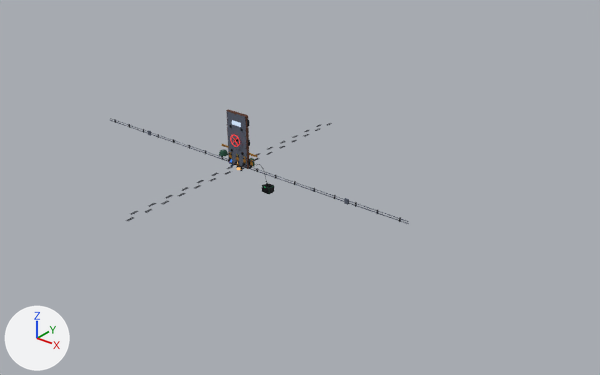
Renders of the glTF model packages/app/public/city/room-detail-alchemia-props.glb from each side of a commit.
Rendered twice from a camera (50 mm lens) standing at (17.7, -18.8, 11.6) and looking at (2.0, 0.8, -0.6). Every picture has the same lights, and +X, +Y and +Z are marked at lower left. The picture after the commit comes second.

Script lines for the objects in view, before the commit:
```python
me_rd_shelter_conduit = bpy.data.meshes.new('rd-shelter-conduit')
me_rd_shelter_conduit.from_pydata(...)  # 283 vertices, 458 faces; spans x -6.7..6.7, y -0.15..0.0, z -0.2..0.12
me_rd_shelter_conduit.materials.append(mat_city_palette)
me_rd_shelter_door = bpy.data.meshes.new('rd-shelter-door')
me_rd_shelter_door.from_pydata(...)  # 464 vertices, 764 faces; spans x -0.45..0.51, y -0.21..0.0, z 0.0..1.9
me_rd_shelter_door.materials.append(mat_city_palette)
ob_rd_shelter_conduit = bpy.data.objects.new('rd-shelter-conduit', me_rd_shelter_conduit)
ob_rd_shelter_conduit.location = (0.0, 0.0, 0.0)
ob_rd_shelter_door = bpy.data.objects.new('rd-shelter-door', me_rd_shelter_door)
ob_rd_shelter_door.location = (0.0, 0.0, 0.0)
```
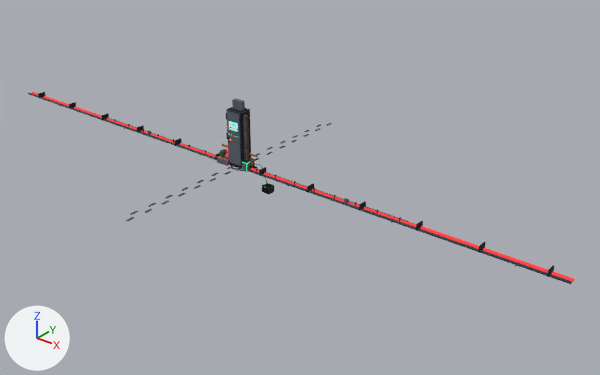
Commit message: feat(rooms): magazyn aut P-2 z detalem z Blendera według karty

Pixel boxes [x1, y1, x2, y2] of what changed, in the pictures (600 x 375 px):
'rd-p2-pipes', added: after [28, 92, 575, 284]
'rd-p2-cabinet', added: after [226, 98, 251, 169]
'rd-p2-tech', added: after [217, 148, 251, 172]
'rd-shelter-door', unchanged, covered by the edit: before [226, 109, 250, 169]; after [226, 110, 249, 160]

Patch to the scene script:
```diff
--- a/packages/app/public/city/room-detail-alchemia-props.glb.py
+++ b/packages/app/public/city/room-detail-alchemia-props.glb.py
@@ me_rd_p2_pipes @@
+me_rd_p2_pipes.from_pydata(...)  # 310 vertices, 516 faces; spans x -11.7..11.7, y -0.2..0.1, z -0.2..0.2
+me_rd_p2_pipes.materials.append(mat_city_palette)
@@ me_rd_p2_cabinet @@
+me_rd_p2_cabinet.from_pydata(...)  # 392 vertices, 640 faces; spans x -0.3..0.3, y -0.3..0.25, z 0.0..2.3
+me_rd_p2_cabinet.materials.append(mat_city_palette)
@@ me_rd_p2_tech @@
+me_rd_p2_tech.from_pydata(...)  # 312 vertices, 540 faces; spans x -0.75..0.62, y -0.42..0.03, z 0.0..1.7
+me_rd_p2_tech.materials.append(mat_city_palette)
@@ ob_rd_p2_pipes @@
+ob_rd_p2_pipes = bpy.data.objects.new('rd-p2-pipes', me_rd_p2_pipes)
+ob_rd_p2_pipes.location = (0.0, 0.0, 0.0)
@@ ob_rd_p2_cabinet @@
+ob_rd_p2_cabinet = bpy.data.objects.new('rd-p2-cabinet', me_rd_p2_cabinet)
+ob_rd_p2_cabinet.location = (0.0, 0.0, 0.0)
@@ ob_rd_p2_tech @@
+ob_rd_p2_tech = bpy.data.objects.new('rd-p2-tech', me_rd_p2_tech)
+ob_rd_p2_tech.location = (0.0, 0.0, 0.0)
```
